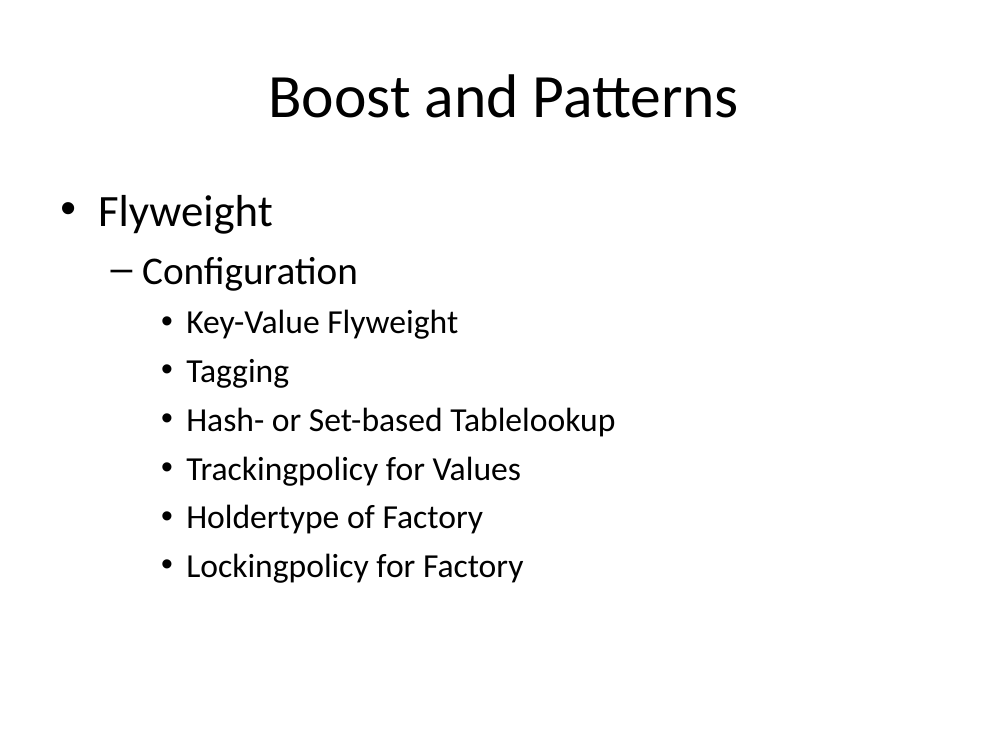
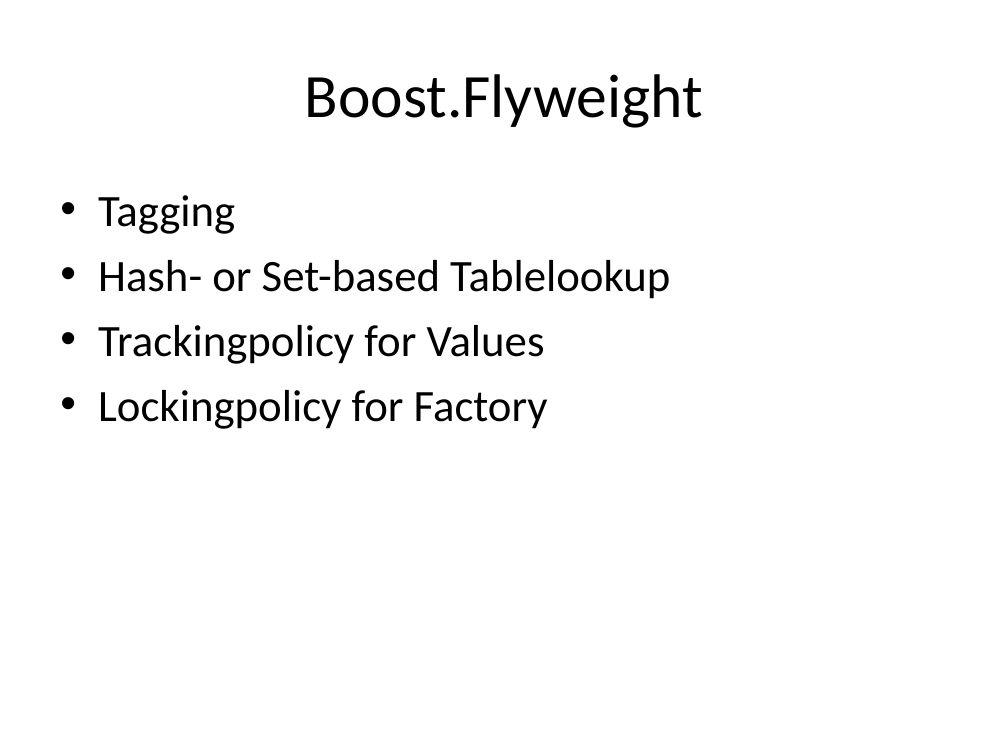
Before and after one commit to kamyu104/GofPatterns, a slide deck: slide 76 of Effective patterns.ppt (slide 71 before the commit). Drawn at 1008x756 pixels with LibreOffice and Linux fonts; fonts in the diff are those of the drawing. Boxes give left, top, right and bottom in pixels: in the first picture for what was removed or moved away, otherwise in the second. Text is boxed around its words. In the diff, an @@ line names an element or a change of style, - is before the commit and + after.

Commit message:
added tutorials for boost libs

```diff
--- a/Effective patterns.ppt
+++ b/Effective patterns.ppt
@@ title at (x1=305, y1=74, x2=703, y2=128): text changed @@
-Boost and Patterns
+Boost.Flyweight
@@ text "Tagging" at (x1=98, y1=195, x2=670, y2=429): size 24 to 32 pt; list level 3 to 1 in "Tagging"; list level 3 to 1 in "Hash- or Set-based Tablelookup"; list level 3 to 1 in "Trackingpolicy for Values"; list level 3 to 1 in "Lockingpolicy for Factory" @@
@@ text at (x1=98, y1=195, x2=458, y2=339): paragraphs removed @@
-• Flyweight
-  – Configuration
-    • Key-Value Flyweight
@@ text at (x1=186, y1=504, x2=484, y2=534): paragraph removed @@
-    • Holdertype of Factory
```
Also in this commit, not shown: 24 other slides changed, 14 slides added, 10 slides removed, 5 other files.
